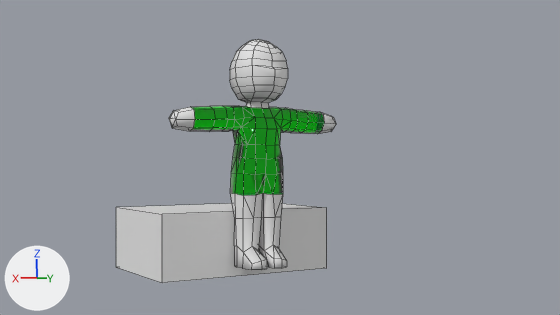
What one commit did to the Blender file Assets/Resources/Models/Character/Angel.blend.
The view is the same before and after, from the file's camera 'Camera'. Arrows for +X, +Y and +Z are at lower left; the lights stay in place. Mesh edges are drawn as thin lines.

Objects in the first picture: 'Body', 'Cube'.
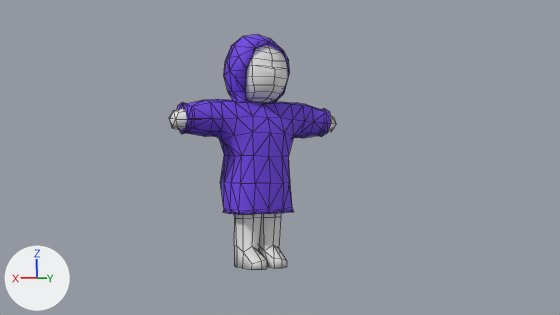
What changed in the scene script:
```text
Change ob_cube:
    add ob_cube.hide_set(True)
Change ob_hoodie:
    remove ob_hoodie.hide_set(True)
```

Location of each change, (x1, y1, x2, y2) in pixels of the pictures (560 x 315 px):
'Hoodie', shown (purple): after (177, 34, 331, 214)
'Cube', hidden: before (116, 203, 327, 283)
'Body', unchanged, covered by the edit: before (169, 39, 336, 270); after (169, 45, 336, 270)
